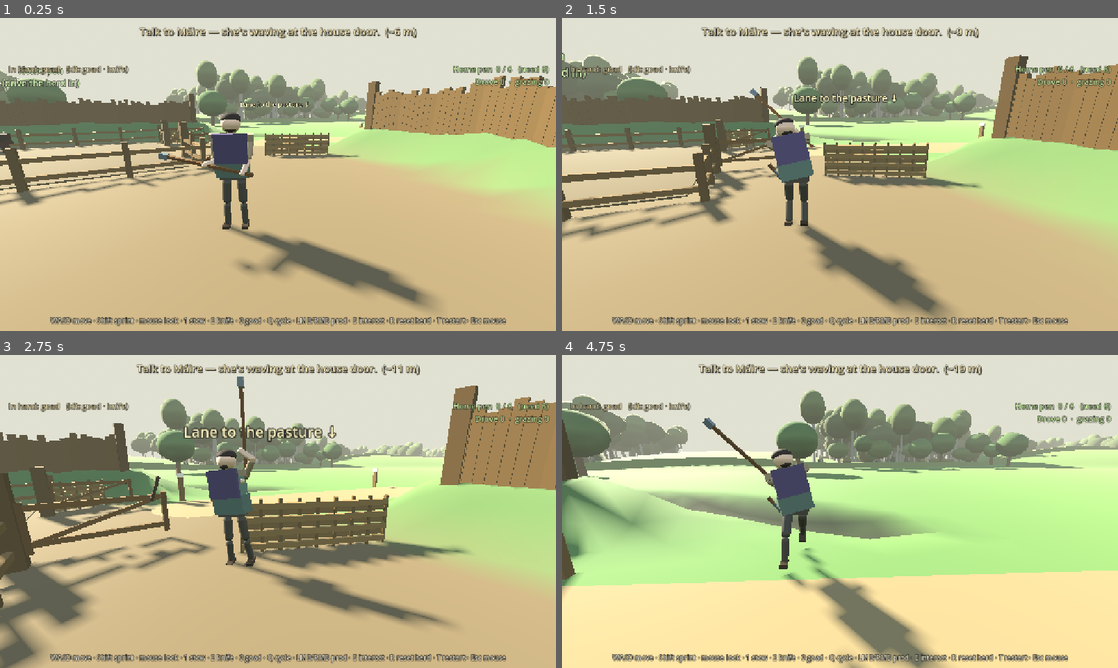
Above: before the commit, frames 1-4 (two rows, left to right).
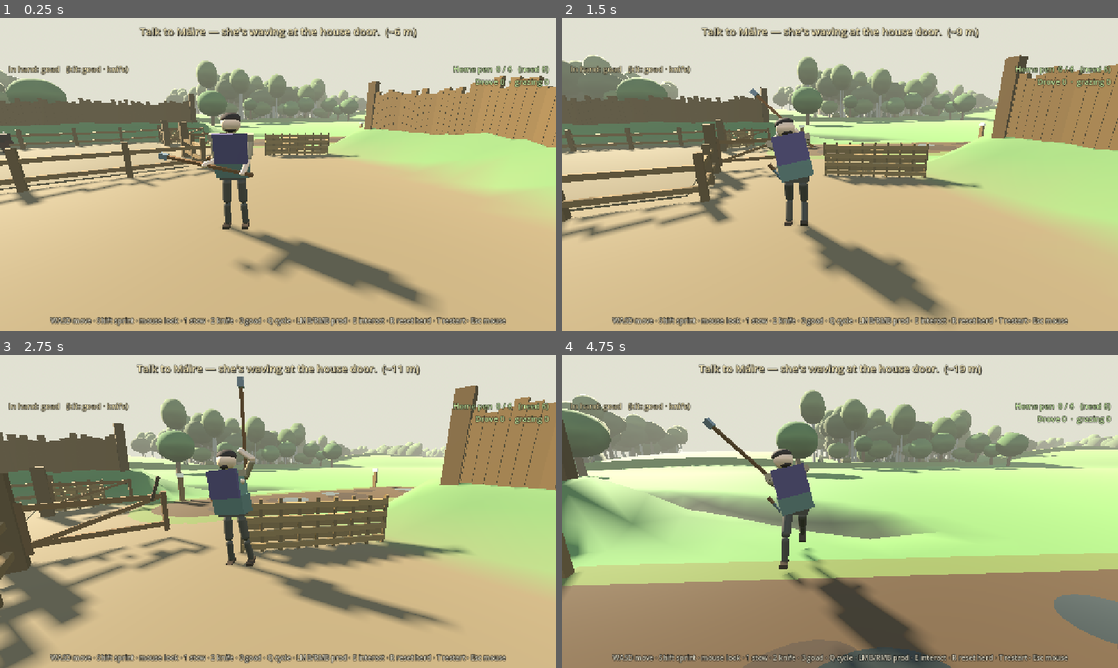
Above: after the commit, the same moments.

Repository: fortins4/devPlayground
Game: Godot game, scene res://scenes/prologue/opening_cattle_drive.tscn
Same seed, same stepped clock (60 frames per second), same inputs: the game is played once before the commit and once after it. This scene is started directly instead of the project's main scene.
Inputs (mouse positions are in pixels of both pictures, inside the frame that each line leads up to):
- Up to frame 1 (0.25 s): no input
- Up to frame 2 (1.5 s): tap Enter at 0.5 s; move the mouse to (867, 174) at 0.52 s; hold Right mouse button (attack_heavy) 0.53-1.28 s; hold W (move_forward) from 0.53 s (still down); click (867, 174) at 0.67 s; tap Space (jump) at 0.77 s; move the mouse to (812, 174) at 1.27 s; click (812, 174) at 1.35 s
- Up to frame 3 (2.75 s): keep holding W (move_forward); tap Space (jump) at 1.52 s; move the mouse to (289, 505) at 2.02 s; hold H (band_toggle) from 2.03 s (still down)
- Up to frame 4 (4.75 s): keep holding W (move_forward); tap Space (jump) at 2.75, 3.02, 3.77, 4.52 s; move the mouse to (834, 517) at 2.77 s; release H (band_toggle) at 2.78 s; tap Ctrl (crouch) at 2.85 s; click (834, 517) at 2.92 s; move the mouse to (878, 514) at 3.52 s; hold Q (cycle_weapon) 3.53-4.28 s; move the mouse to (795, 508) at 4.27 s; tap E (interact) at 4.35 s

The runs differ from the first frame. In frame 1, 0.6% of the frame differs, in the area x 0-63%, y 15-41%; in frame 2, 0.9%; in frame 3, 2.3%; in frame 4, 34%, in the area x 0-100%, y 63-100%.

Commit message:
Opening H8: boreen becomes a worn mud track; carved post + cairn replace the written signs
- Lane: same line and width, now trodden mud with a grass-thinned verge either side, darker
  hoof-poached patches and a few standing puddles (more at the bends). Paint only.
- No written place-name signs in the opening any more (house, byre, home pen, pasture, ditch,
  'Lane to the pasture', neighbours' ráth). A carved oak wayside post (bands, notched collar,
  ring-cross cut in its head; no text) stands west of Bend1 where the boreen leaves the ráth,
  and a stone cairn above the pasture mouth, 8 m off the track. main.tscn untouched.

Diff:
--- a/scripts/prologue/opening_farm_greybox.gd
+++ b/scripts/prologue/opening_farm_greybox.gd
@@ -28,7 +28,10 @@
 const C_GRASS := Color(0.36, 0.47, 0.27)
 const C_PASTURE := Color(0.42, 0.55, 0.3)
 const C_YARD := Color(0.42, 0.36, 0.26)
-const C_LANE := Color(0.52, 0.45, 0.32)
+const C_LANE := Color(0.29, 0.22, 0.14)        ## H8: trodden mud (was a sandy strip)
+const C_LANE_VERGE := Color(0.36, 0.39, 0.21)   ## grass worn thin at the track's edges
+const C_LANE_POACHED := Color(0.21, 0.155, 0.1)
+const C_PUDDLE := Color(0.16, 0.17, 0.15)
 const C_WALL := Color(0.78, 0.74, 0.64)
 const C_THATCH := Color(0.62, 0.5, 0.3)
 const C_DOOR := Color(0.2, 0.16, 0.12)
@@ -650,15 +653,21 @@
 func _build_lane(path: Array[Vector3]) -> void:
 	if path.size() < 2:
 		return
-	# Lane strips + soft joints, draped on the terrain (the boreen climbs the skirts it crosses).
+	# H8 — the boreen is a worn mud track: a trampled, grass-thinned verge either side, the
+	# hoof-churned mud strip down the middle, darker poached patches and a few standing puddles
+	# (more at the bends, where the herd mills). Same width and line as before; paint only.
 	for i in path.size() - 1:
 		var a := path[i]
 		var b := path[i + 1]
 		var mid := (a + b) * 0.5
 		var length := a.distance_to(b) + 1.2
-		_drape_rect(mid, LANE_WIDTH, length, atan2(b.x - a.x, b.z - a.z), 0.035, C_LANE)
-		_drape_disc(a, LANE_WIDTH * 0.5, LANE_WIDTH * 0.5, 0.036, C_LANE)
-	_drape_disc(path[-1], LANE_WIDTH * 0.5, LANE_WIDTH * 0.5, 0.036, C_LANE)
+		_drape_rect(mid, LANE_WIDTH + 1.3, length, atan2(b.x - a.x, b.z - a.z), 0.015, C_LANE_VERGE)
+		_drape_disc(a, (LANE_WIDTH + 1.3) * 0.5, (LANE_WIDTH + 1.3) * 0.5, 0.016, C_LANE_VERGE)
+		_drape_rect(mid, LANE_WIDTH, length, atan2(b.x - a.x, b.z - a.z), 0.045, C_LANE)
+		_drape_disc(a, LANE_WIDTH * 0.5, LANE_WIDTH * 0.5, 0.046, C_LANE)
+	_drape_disc(path[-1], (LANE_WIDTH + 1.3) * 0.5, (LANE_WIDTH + 1.3) * 0.5, 0.016, C_LANE_VERGE)
+	_drape_disc(path[-1], LANE_WIDTH * 0.5, LANE_WIDTH * 0.5, 0.046, C_LANE)
+	_build_lane_wear(path)
 	# Bias stakes (white-topped) at every marker — the drove's waypoints.
 	for p in path:
 		var sp := Vector3(p.x + LANE_WIDTH * 0.62, 0.0, p.z)
@@ -688,6 +697,120 @@
 		if Terrain.rath_radius(c.x, c.z) < Terrain.RATH_EXTENT + 8.0:
 			continue  # clear of the ráth bank / ditch
 		_rail(c - along * 7.0, c + along * 7.0, true)
+
+
+func _build_lane_wear(path: Array[Vector3]) -> void:
+	var rng := RandomNumberGenerator.new()
+	rng.seed = 8821
+	var puddle_mat := StandardMaterial3D.new()
+	puddle_mat.albedo_color = C_PUDDLE
+	puddle_mat.roughness = 0.15
+	puddle_mat.metallic_specular = 0.35
+	for i in path.size() - 1:
+		var a := path[i]
+		var b := path[i + 1]
+		var d := Vector3(b.x - a.x, 0, b.z - a.z)
+		var length := d.length()
+		d /= maxf(length, 0.001)
+		var side := Vector3(d.z, 0, -d.x)
+		var t := rng.randf_range(0.5, 2.0)
+		while t < length:
+			var lat := rng.randf_range(-0.9, 0.9)
+			var c := a + d * t + side * lat
+			var rl := rng.randf_range(0.5, 1.3)
+			var disc := _drape_disc(c, rl * rng.randf_range(0.5, 0.8), rl, 0.055, C_LANE_POACHED.lightened(rng.randf_range(0.0, 0.06)))
+			disc.rotation.y = 0.0
+			t += rng.randf_range(1.6, 3.6)
+		# A puddle or two per leg, and one at each bend.
+		for k in rng.randi_range(1, 2):
+			var c := a + d * rng.randf_range(0.2, 0.8) * length + side * rng.randf_range(-0.6, 0.6)
+			var pd := _drape_disc(c, rng.randf_range(0.35, 0.6), rng.randf_range(0.5, 0.9), 0.062, C_PUDDLE)
+			pd.material_override = puddle_mat
+		if i > 0:
+			var pb := _drape_disc(a + side * rng.randf_range(-0.5, 0.5), rng.randf_range(0.5, 0.8), rng.randf_range(0.4, 0.7), 0.062, C_PUDDLE)
+			pb.material_override = puddle_mat
+
+
+## H8 — no written signposts in the opening: a carved wayside post where the boreen leaves the
+## ráth (was the "Lane to the pasture" sign) and a stone cairn above the pasture mouth (was the
+## "Secluded pasture" sign). No text anywhere; the place-name labels are gone.
+const C_OAK_POST := Color(0.3, 0.22, 0.14)
+const C_CAIRN := [Color(0.36, 0.35, 0.32), Color(0.3, 0.3, 0.28), Color(0.41, 0.39, 0.35)]
+
+func _build_markers(path: Array[Vector3]) -> void:
+	if path.size() < 2:
+		return
+	# Carved post: west of Bend1, well off the track (4.6 m from its line) — squat oak pillar
+	# with carved bands, a notched collar and a rounded head with a ring-cross cut on its face.
+	var b1 := path[1] if path.size() > 2 else path[0]
+	var pp := Vector3(b1.x - 4.6, 0.0, b1.z - 1.0)
+	var g := _on_ground(pp)
+	var post := StaticBody3D.new()
+	post.name = "CarvedPost"
+	post.collision_layer = 1
+	post.collision_mask = 0
+	post.position = g
+	_gen.add_child(post)
+	var cs := CollisionShape3D.new()
+	var cyl := CylinderShape3D.new()
+	cyl.radius = 0.2
+	cyl.height = 1.6
+	cs.shape = cyl
+	cs.position = Vector3(0, 0.8, 0)
+	post.add_child(cs)
+	_mesh_cyl(post, Vector3(0, 0.7, 0), 0.15, 0.18, 1.4, C_OAK_POST)
+	for y in [0.35, 0.95, 1.25]:
+		_mesh_cyl(post, Vector3(0, y, 0), 0.165 if y > 0.5 else 0.19, 0.165 if y > 0.5 else 0.19, 0.05, C_OAK_POST.darkened(0.35))
+	for k in 8:  # notched collar
+		var a := TAU * float(k) / 8.0
+		_mesh_box(post, Vector3(cos(a) * 0.15, 1.1, sin(a) * 0.15), Vector3(0.05, 0.12, 0.05), C_OAK_POST.darkened(0.25))
+	_mesh_sphere(post, Vector3(0, 1.45, 0), 0.17, C_OAK_POST.lightened(0.05))
+	# Ring-cross cut into the head, facing the track (east).
+	var face := Node3D.new()
+	face.position = Vector3(0.16, 1.45, 0)
+	face.rotation.y = PI * 0.5
+	post.add_child(face)
+	var cut := C_OAK_POST.darkened(0.55)
+	_mesh_box(face, Vector3(0, 0, 0.02), Vector3(0.025, 0.2, 0.02), cut)
+	_mesh_box(face, Vector3(0, 0, 0.02), Vector3(0.2, 0.025, 0.02), cut)
+	var ring := MeshInstance3D.new()
+	var tm := TorusMesh.new()
+	tm.inner_radius = 0.06
+	tm.outer_radius = 0.075
+	ring.mesh = tm
+	ring.material_override = _mat(cut)
+	ring.rotation.x = PI * 0.5
+	ring.position = Vector3(0, 0, 0.02)
+	face.add_child(ring)
+	# Cairn: above the pasture mouth, out on the berm, 8 m off the track.
+	var mouth := path[-1]
+	var cp := Vector3(mouth.x - 7.0, 0.0, mouth.z - 4.0)
+	var cg := _on_ground(cp)
+	var cairn := StaticBody3D.new()
+	cairn.name = "Cairn"
+	cairn.collision_layer = 1
+	cairn.collision_mask = 0
+	cairn.position = cg
+	_gen.add_child(cairn)
+	var ccs := CollisionShape3D.new()
+	var ccy := CylinderShape3D.new()
+	ccy.radius = 0.75
+	ccy.height = 1.1
+	ccs.shape = ccy
+	ccs.position = Vector3(0, 0.55, 0)
+	cairn.add_child(ccs)
+	var rng := RandomNumberGenerator.new()
+	rng.seed = 5150
+	var layers := [[7, 0.62, 0.18], [6, 0.45, 0.42], [4, 0.28, 0.66], [2, 0.12, 0.88]]
+	for L in layers:
+		for k in int(L[0]):
+			var a := TAU * float(k) / float(L[0]) + rng.randf() * 0.5
+			var r: float = L[1]
+			var st := _mesh_sphere(cairn, Vector3(cos(a) * r, float(L[2]) - 0.05, sin(a) * r), rng.randf_range(0.17, 0.26), C_CAIRN[rng.randi() % 3])
+			st.scale = Vector3(rng.randf_range(1.0, 1.4), rng.randf_range(0.55, 0.8), rng.randf_range(0.9, 1.2))
+			st.rotation.y = rng.randf() * TAU
+	var top := _mesh_sphere(cairn, Vector3(0, 1.02, 0), 0.16, C_CAIRN[0])
+	top.scale = Vector3(1.0, 1.3, 0.9)
 
 
 func _build_pasture() -> void:
@@ -1170,7 +1293,6 @@
 		body.add_child(cs)
 		_mesh_cyl(body, Vector3.ZERO, 3.0, 3.0, 2.4, C_HUT)
 		_mesh_cyl(_gen, hg + Vector3(0, 3.3, 0), 0.1, 3.5, 2.2, C_THATCH)
-	_label(_on_ground(center + Vector3(0, 7.0, 0)), "Neighbours' ráth (ringfort)", 46, Color(0.82, 0.86, 0.72))
 
 
 func _build_trees(path: Array[Vector3]) -> void:
@@ -1371,16 +1493,9 @@
 
 
 func _build_labels(path: Array[Vector3]) -> void:
-	_label(Vector3(-7.2, 6.4, 1.77 - HOUSE_R), "Home — the house", 40, Color(0.95, 0.9, 0.75))
-	_label(Vector3(7.0, 4.6, -2.6), "Byre", 40, Color(0.95, 0.9, 0.75))
-	var home := _zone_box(home_zone_path, Vector3(6.5, 1.2, 5.5), Vector3(9.0, 2.4, 8.0))
-	_label(home.get_center() + Vector3(0, 2.0, 0), "Home pen\n(drive the herd in)", 34, Color(0.7, 0.92, 0.55))
-	var pas := _zone_box(pasture_zone_path, Vector3(-25.0, 1.0, 192.0), Vector3(40.0, 2.0, 28.0))
-	_label(_on_ground(Vector3(pas.get_center().x, 4.5, pas.get_center().z - 6.0)), "Secluded pasture", 46, Color(0.85, 0.95, 0.7))
-	# No "Bog edge" sign: the natural patch (dip, peat, pools, rushes) reads on its own.
-	_label(_on_ground(Vector3(-27.0, 2.4, 40.0)), "Ditch (farm edge)", 30, Color(0.7, 0.8, 0.6))
-	if path.size() >= 2:
-		_label(path[0] + Vector3(-3.8, 2.3, 0), "Lane to the pasture ↓", 32, Color(0.95, 0.88, 0.6))
+	# H8: no written place-name signs in the opening (house, byre, pen, pasture, ditch, lane);
+	# a carved post and a cairn mark the way instead.
+	_build_markers(path)
 
 
 # ---------------------------------------------------------------- helpers
